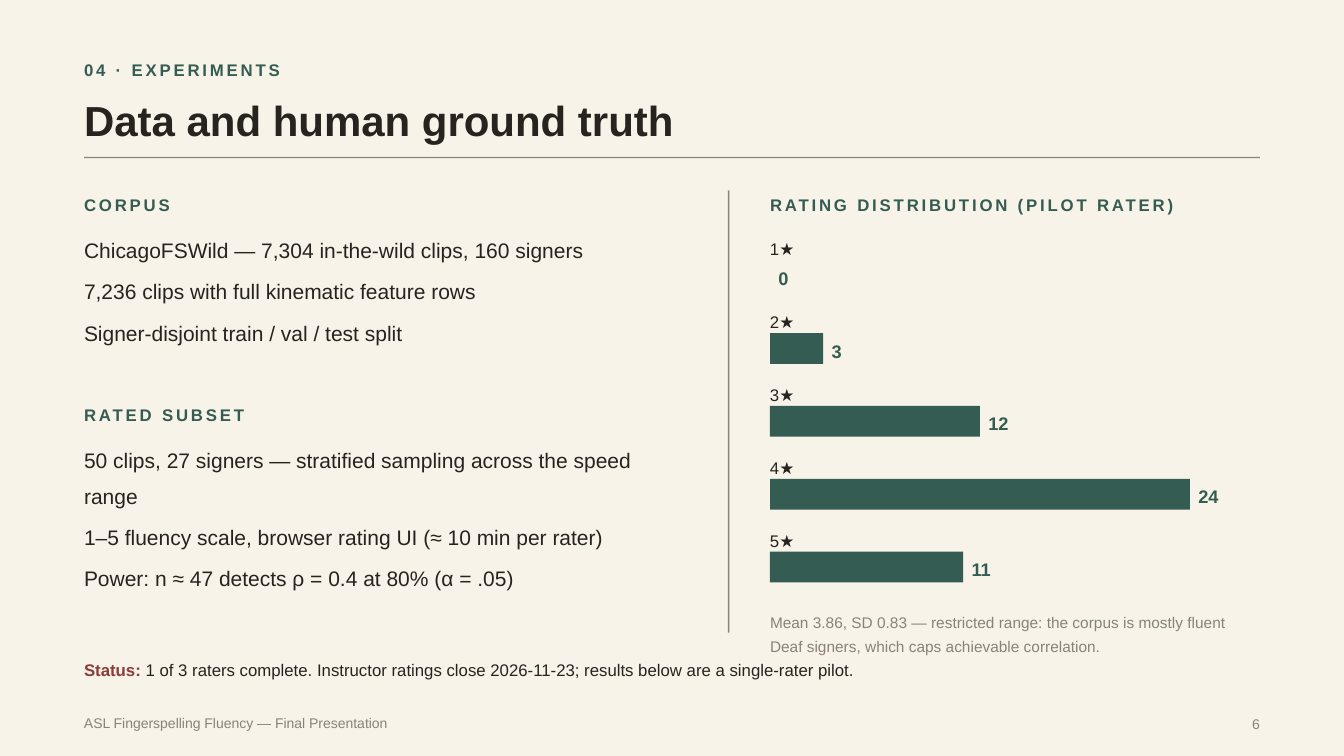
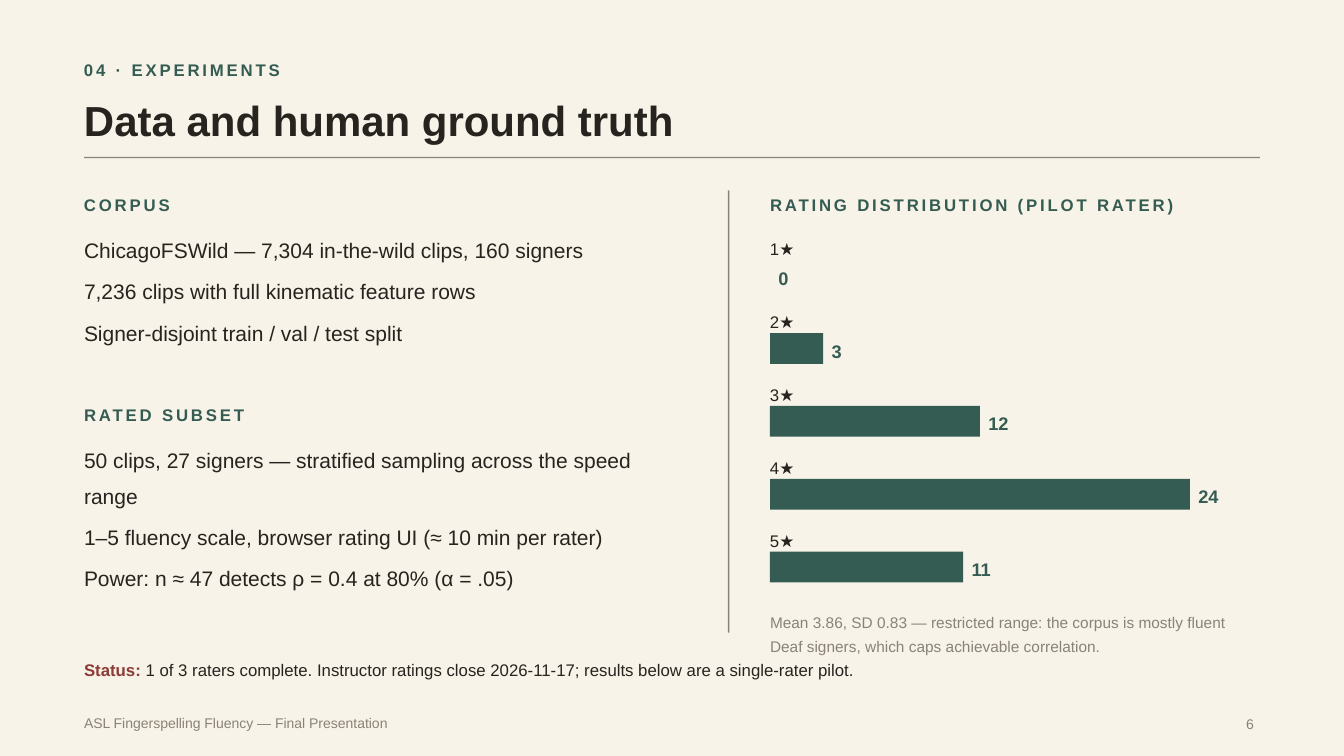
Before and after one commit to jasonkolodziej/cs-5243-901-project, a slide deck: slide 6 of ASL_Fingerspelling_Fluency-Final_Presentation.pptx. Drawn at 1344x756 pixels with LibreOffice and Linux fonts; fonts in the diff are those of the drawing. Boxes give left, top, right and bottom in pixels: in the first picture for what was removed or moved away, otherwise in the second. Text is boxed around its words. In the diff, an @@ line names an element or a change of style, - is before the commit and + after.

Commit message:
feat(docs): update deadlines in README for ratings cutoff and task due dates

```diff
--- a/ASL_Fingerspelling_Fluency-Final_Presentation.pptx
+++ b/ASL_Fingerspelling_Fluency-Final_Presentation.pptx
@@ text at box(84, 664, 853, 680): text changed @@
-Status: 1 of 3 raters complete. Instructor ratings close 2026-11-23; results below are a single-rater pilot.
+Status: 1 of 3 raters complete. Instructor ratings close 2026-11-17; results below are a single-rater pilot.
@@ text "6": place and size @@
-text "6" at box(1252, 719, 1260, 729)
+text "6" at box(1246, 719, 1254, 729)
```
Also in this commit, not shown: 16 other slides changed, 1 other file.
